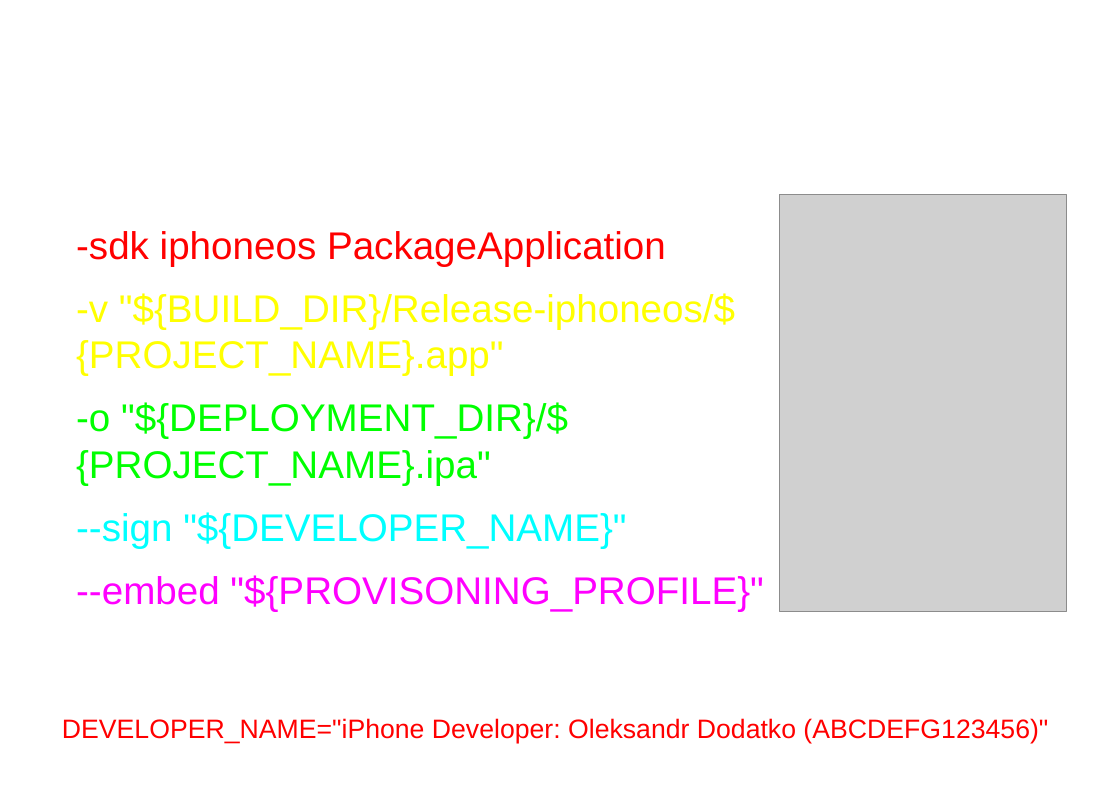
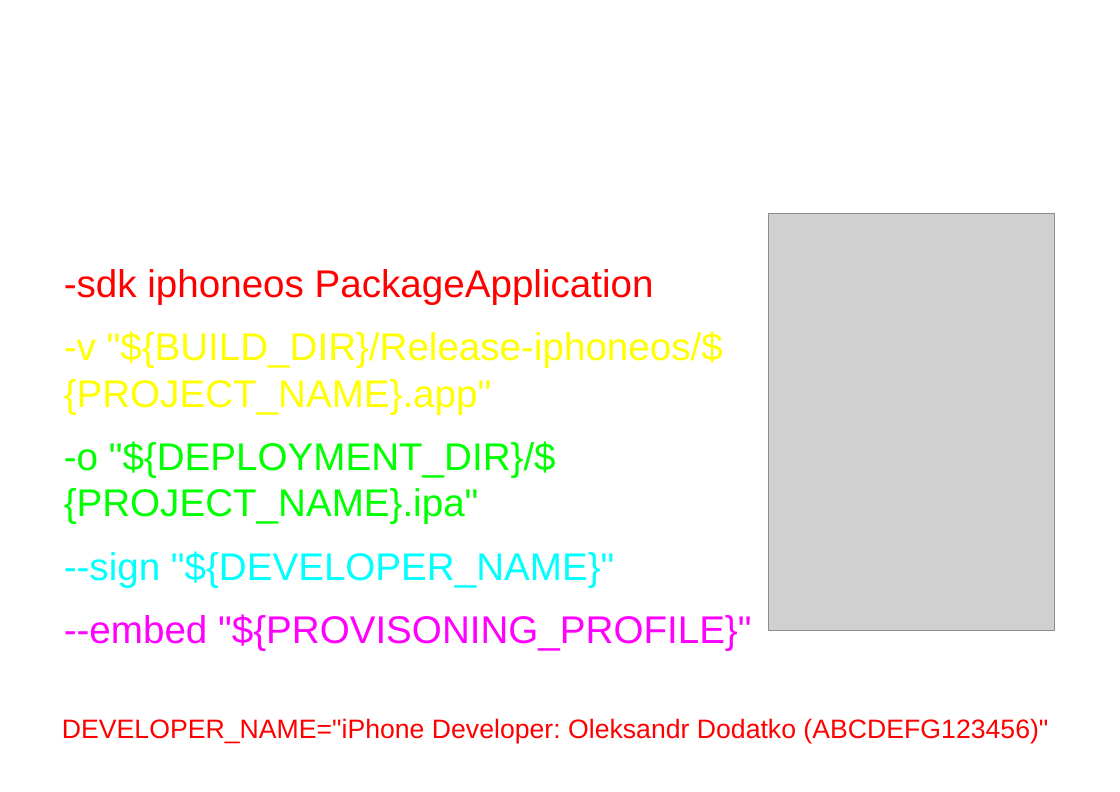
Before and after one commit to dodikk/iOS-articles, a slide deck: slide 16 of 3-iContiniousIntegration/ciPresentation.odp (slide 18 before the commit). Drawn at 1120x792 pixels with LibreOffice and Linux fonts; fonts in the diff are those of the drawing; grey boxes stand for pictures; background and template pictures are left out. Boxes give left, top, right and bottom in pixels: in the first picture for what was removed or moved away, otherwise in the second. Text is boxed around its words. In the diff, an @@ line names an element or a change of style, - is before the commit and + after.

```diff
--- a/3-iContiniousIntegration/ciPresentation.odp
+++ b/3-iContiniousIntegration/ciPresentation.odp
@@ text "/usr/bin/xcrun": place and size @@
-text "/usr/bin/xcrun" at <box>76,231,763,612</box>
+text "/usr/bin/xcrun" at <box>64,269,751,650</box>
@@ picture: place and size @@
-picture at <box>780,194,1066,612</box>
+picture at <box>768,214,1055,631</box>
```
Also in this commit, not shown: 5 other slides changed, 2 slides removed, 1 other file.
